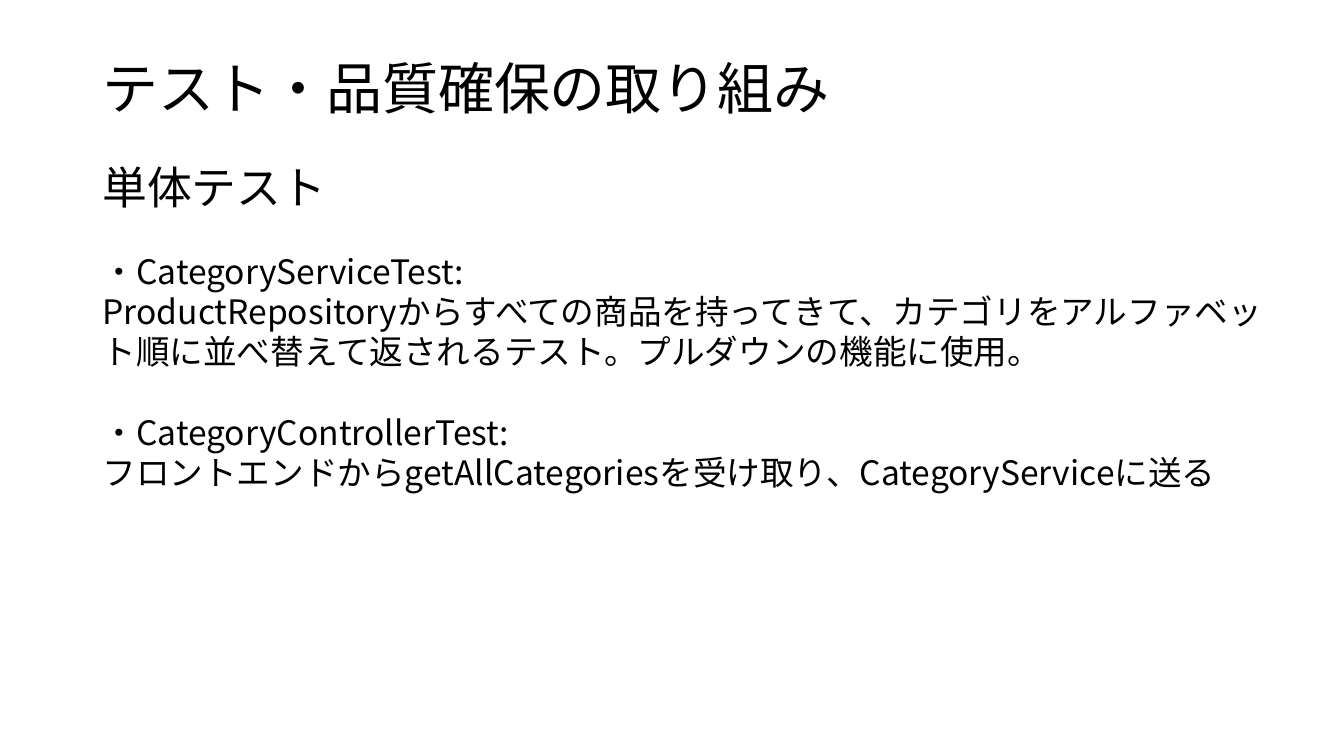
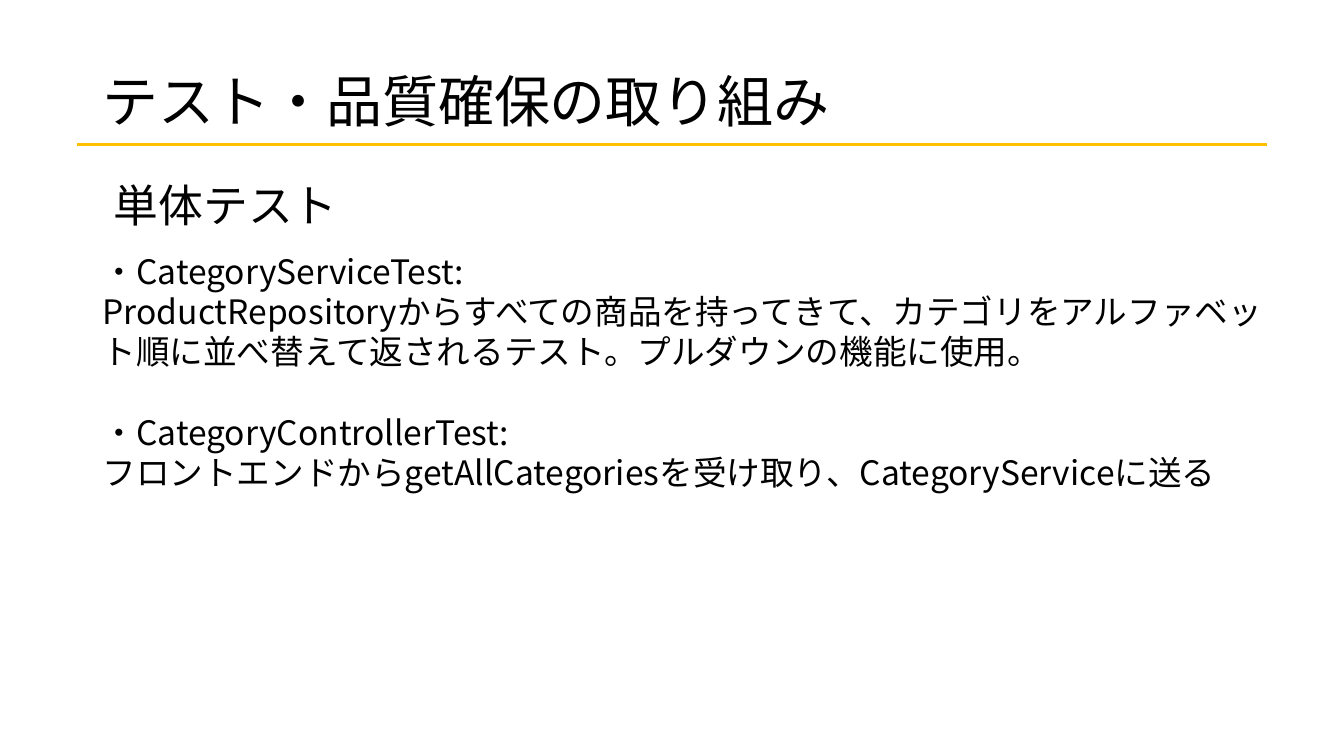
Before and after one commit to kadowakiyuya/simplezakka, a slide deck: slide 12 of 成果発表会/成果発表会.pptx (slide 13 before the commit). Drawn at 1344x756 pixels with LibreOffice and Linux fonts; fonts in the diff are those of the drawing. Boxes give left, top, right and bottom in pixels: in the first picture for what was removed or moved away, otherwise in the second. Text is boxed around its words. In the diff, an @@ line names an element or a change of style, - is before the commit and + after.

```diff
--- a/成果発表会/成果発表会.pptx
+++ b/成果発表会/成果発表会.pptx
@@ title "テスト・品質確保の取り組み": place and size @@
-title "テスト・品質確保の取り組み" at <box>102,62,829,114</box>
+title "テスト・品質確保の取り組み" at <box>102,75,829,127</box>
@@ line added from (77, 144) to (1267, 144), #FFC000 1.75 pt @@
@@ text "単体テスト": place and size @@
-text "単体テスト" at <box>102,166,326,208</box>
+text "単体テスト" at <box>114,184,338,226</box>
```
Also in this commit, not shown: 19 other slides changed, 2 slides added, 3 slides removed, 1 other file.
